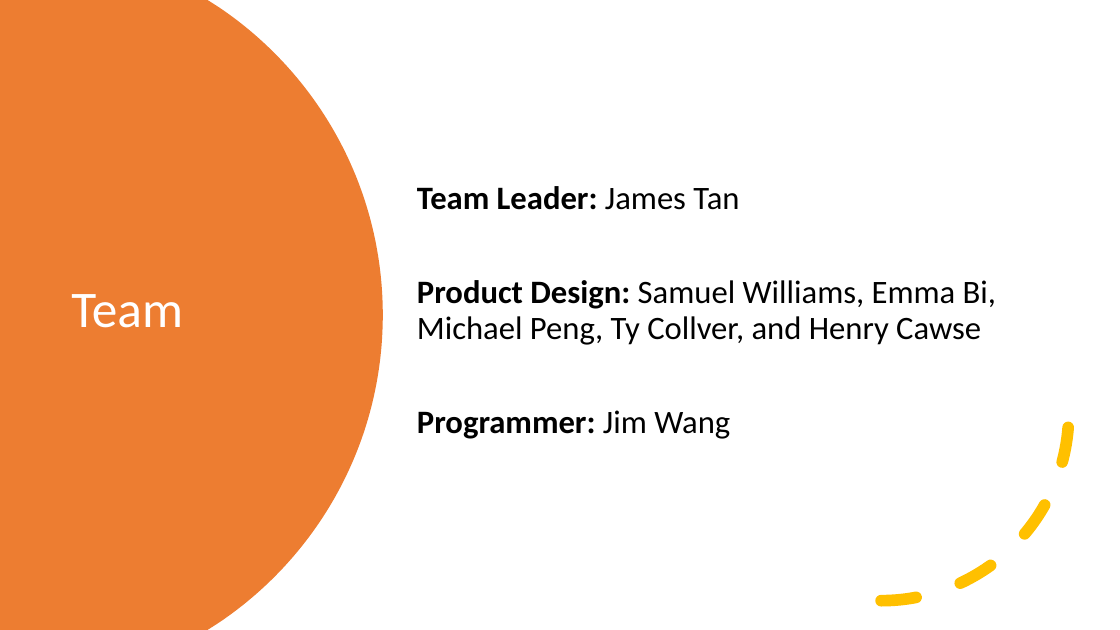
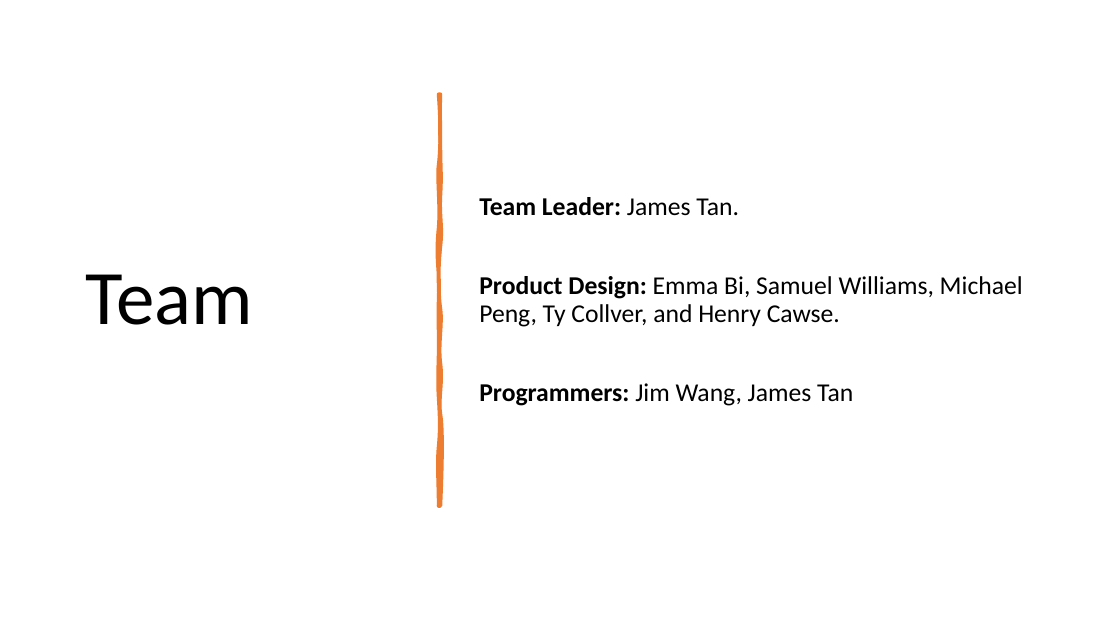
Before and after one commit to animaltrackapp/AnimalTrack, a slide deck: slide 5 of Document Files/Marketing PPT.pptx (slide 4 before the commit). Drawn at 1120x630 pixels with LibreOffice and Linux fonts; fonts in the diff are those of the drawing. Boxes give left, top, right and bottom in pixels: in the first picture for what was removed or moved away, otherwise in the second. Text is boxed around its words. In the diff, an @@ line names an element or a change of style, - is before the commit and + after.

```diff
--- a/Document Files/Marketing PPT.pptx
+++ b/Document Files/Marketing PPT.pptx
@@ freeform shape removed at (x1=0, y1=0, x2=383, y2=630) @@
@@ title "Team" moved from (x1=71, y1=294, x2=183, y2=328) to (x1=86, y1=274, x2=253, y2=325) @@
@@ title "Team" at (x1=86, y1=274, x2=253, y2=325): size 44 to 66 pt, text colour #FFFFFF to #000000 @@
@@ freeform shape added at (x1=439, y1=94, x2=440, y2=506), fill #ED7D31, outline #ED7D31 3.25 pt @@
@@ text at (x1=479, y1=197, x2=1023, y2=406): text changed; size 28 to 22 pt @@
-Team Leader: James Tan
-Product Design: Samuel Williams, Emma Bi, Michael Peng, Ty Collver, and Henry Cawse
-Programmer: Jim Wang
+Team Leader: James Tan.
+Product Design: Emma Bi, Samuel Williams, Michael Peng, Ty Collver, and Henry Cawse.
+Programmers: Jim Wang, James Tan
@@ arc (boxed as its full ellipse) removed at (x1=694, y1=226, x2=1070, y2=602) @@
```
Also in this commit, not shown: 5 other slides changed, 4 slides added, 2 other files.
